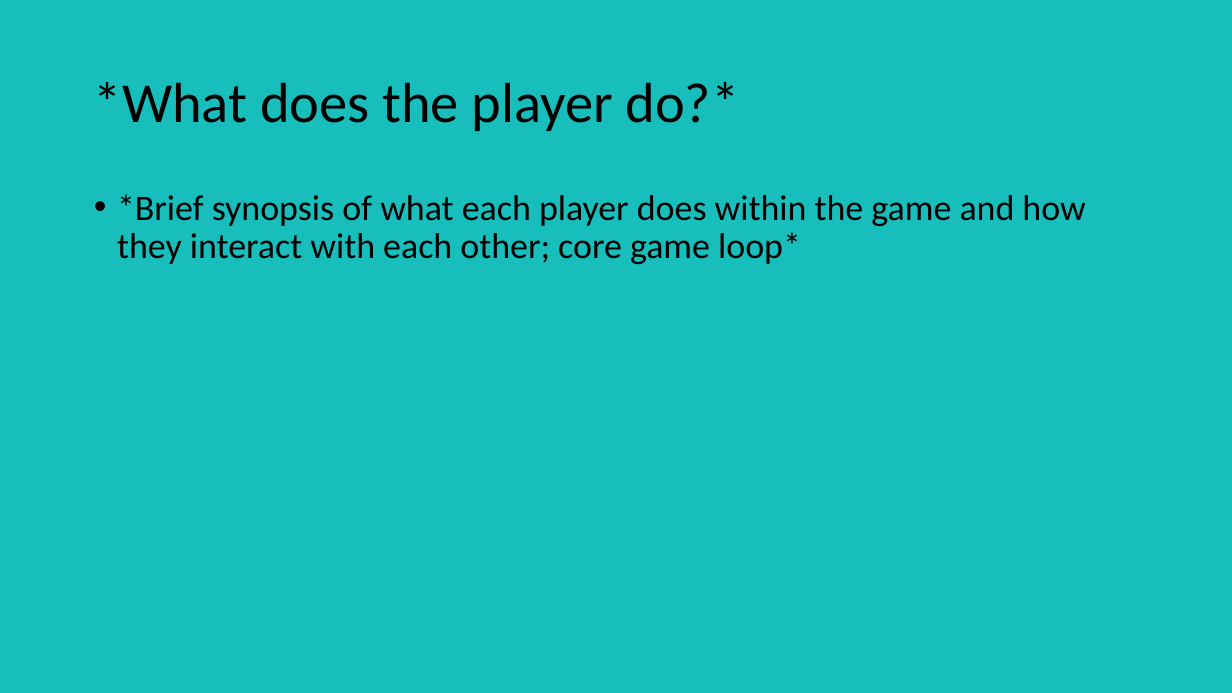
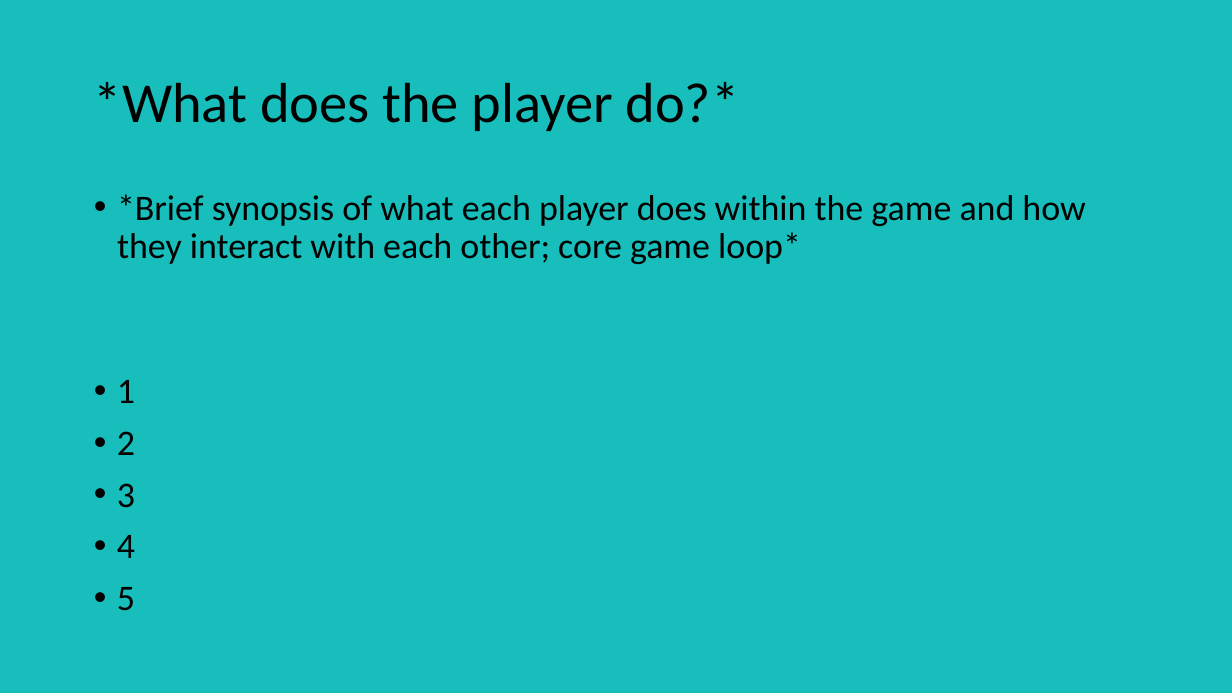
Before and after one commit to UoSGroupProjects1718/mgp-mgp-group-6, a slide deck: slide 3 of Pitch Presentations/Second Pitch Template.pptx. Drawn at 1232x693 pixels with LibreOffice and Linux fonts; fonts in the diff are those of the drawing. Boxes give left, top, right and bottom in pixels: in the first picture for what was removed or moved away, otherwise in the second. Text is boxed around its words. In the diff, an @@ line names an element or a change of style, - is before the commit and + after.

```diff
--- a/Pitch Presentations/Second Pitch Template.pptx
+++ b/Pitch Presentations/Second Pitch Template.pptx
@@ text added at (117, 380, 135, 611), 28 pt, text #000000 @@
+• 1
+• 2
+• 3
+• 4
+• 5
```
Also in this commit, not shown: 2 other slides changed, 2 slides added.
